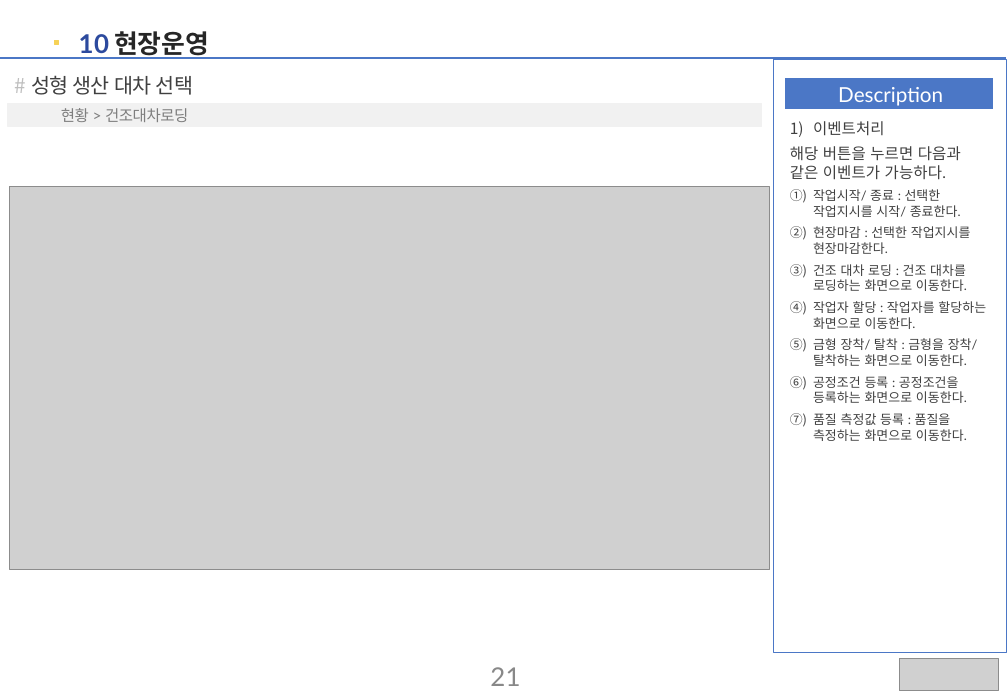
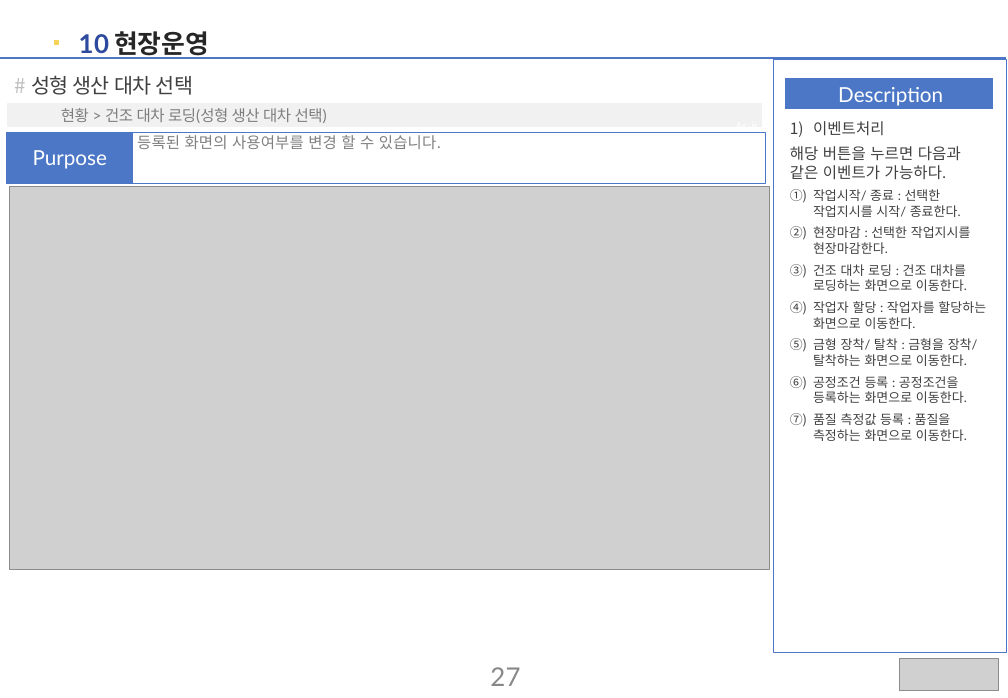
Before and after one commit to Cliedy-s/Team4, a slide deck: slide 27 of source/TEAM4 06 - 발표자료 및 보고서/TEAM4사용자메뉴얼.pptx (slide 21 before the commit). Drawn at 1008x698 pixels with LibreOffice and Linux fonts; fonts in the diff are those of the drawing; grey boxes stand for pictures. Boxes give left, top, right and bottom in pixels: in the first picture for what was removed or moved away, otherwise in the second. Text is boxed around its words. In the diff, an @@ line names an element or a change of style, - is before the commit and + after.

```diff
--- a/source/TEAM4 06 - 발표자료 및 보고서/TEAM4사용자메뉴얼.pptx
+++ b/source/TEAM4 06 - 발표자료 및 보고서/TEAM4사용자메뉴얼.pptx
@@ text at [61,108,327,123]: text changed @@
-현황 > 건조대차로딩
+현황 > 건조 대차 로딩(성형 생산 대차 선택)
@@ group added at [7,132,765,184]: 2 freeform shapes, 2 texts, 1 ellipse @@
+1
+Purpose
+등록된 화면의 사용여부를 변경 할 수 있습니다.
@@ page number at [490,667,520,686]: text changed @@
-21
+27
```
Also in this commit, not shown: 19 other slides changed, 14 slides added, 56 other files.
